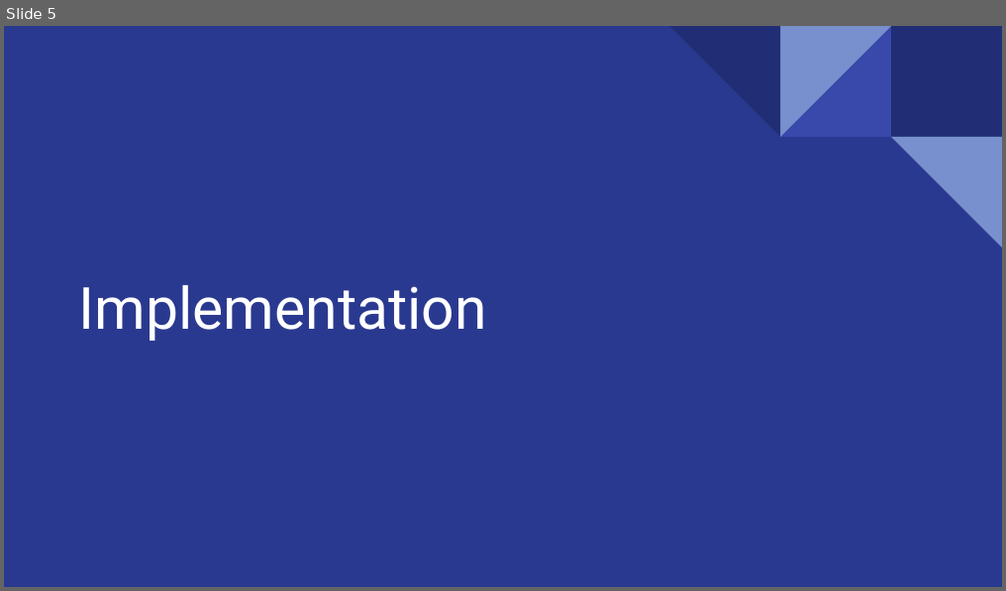
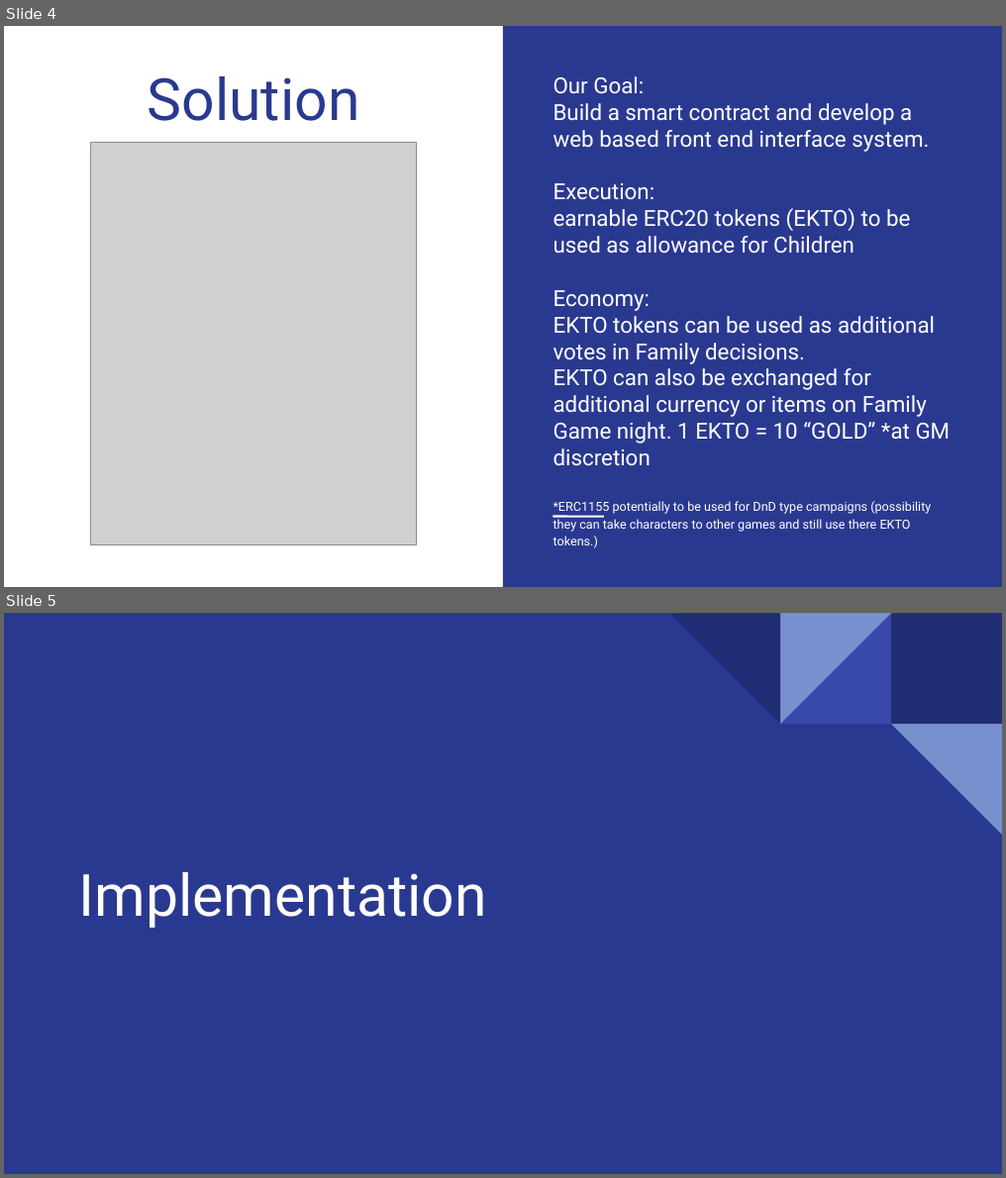
Before and after one commit to TGreenizan/Family-Fuel, a slide deck: Family-Fuel-presentation.odp. Shown one above the other, each under a label of ours: slide 5 before the commit, slides 4 and 5 after it. The pictures are 1006x591 and 1006x1178 pixels, drawn with LibreOffice and Linux fonts; fonts in the diff are those of the drawing; grey boxes stand for pictures. Boxes give left, top, right and bottom in pixels: in the first picture for what was removed or moved away, otherwise in the second. Text is boxed around its words. In the diff, an @@ line names an element or a change of style, - is before the commit and + after.

```diff
--- a/Family-Fuel-presentation.odp
+++ b/Family-Fuel-presentation.odp
@@ slide 4 added at bbox=[4, 26, 1002, 587], background #FFFFFF @@
@@ rectangle added at bbox=[503, 26, 1002, 586], fill #2A3990 @@
@@ title added at bbox=[148, 76, 360, 121], 42 pt, text #2A3990 @@
+Solution
@@ text added at bbox=[553, 76, 950, 549], 16 pt, text #FFFFFF @@
+Our Goal:
+Build a smart contract and develop a web based front end interface system.
+Execution:
+earnable ERC20 tokens (EKTO) to be used as allowance for Children
+Economy:
+EKTO tokens can be used as additional votes in Family decisions.
+EKTO can also be exchanged for additional currency or items on Family Game night. 1 EKTO = 10 “GOLD” *at GM discretion
+*ERC1155 potentially to be used for DnD type campaigns (possibility they can take characters to other games and still use there EKTO tokens.)
@@ picture added at bbox=[91, 142, 416, 545] @@
@@ line added from (552, 517) to (604, 517), #FFFFFF 1.5 pt @@
```
Also in this commit, not shown: 4 slides changed, 8 other slides added, 2 slides removed.
